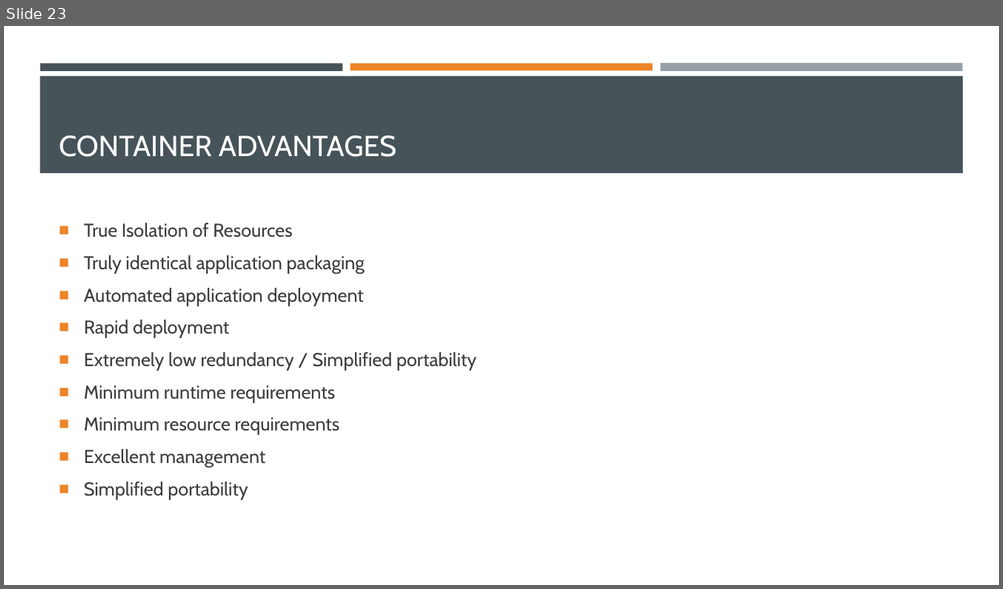
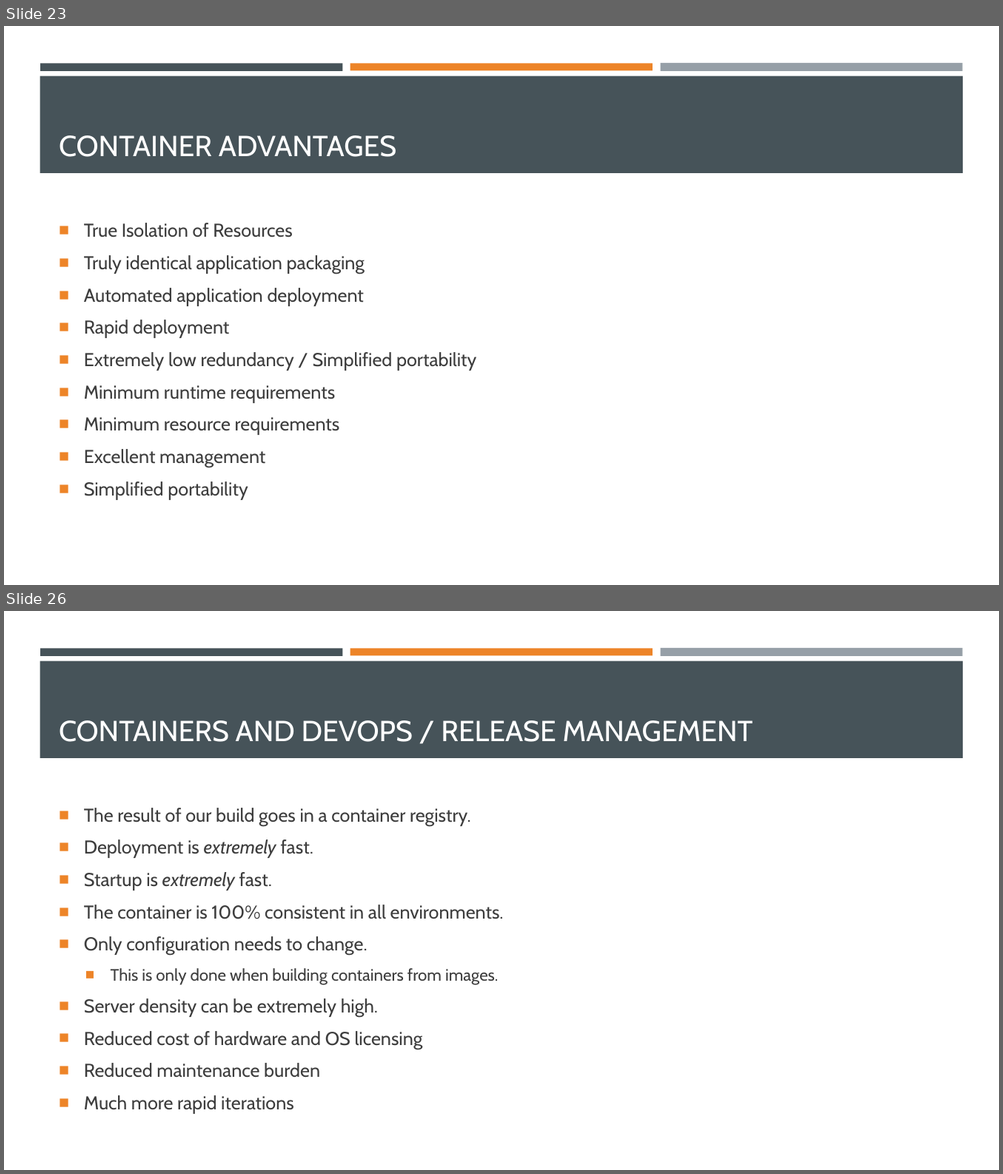
Before and after one commit to EnterpriseProductsLP/introduction-to-docker, a slide deck: presentation/presentation.pptx. Shown one above the other, each under a label of ours: slide 23 before the commit, slides 23 and 26 after it; the slides between them are not shown. The pictures are 1003x589 and 1003x1174 pixels, drawn with LibreOffice and Linux fonts; fonts in the diff are those of the drawing. Boxes give left, top, right and bottom in pixels: in the first picture for what was removed or moved away, otherwise in the second. Text is boxed around its words. In the diff, an @@ line names an element or a change of style, - is before the commit and + after.

Commit message:
Finished up the containers details section.

```diff
--- a/presentation/presentation.pptx
+++ b/presentation/presentation.pptx
@@ slide 26 added at (4, 611, 999, 1170), background #FFFFFF; not listed: 4 template elements that a slide beside it also shows @@
@@ title added at (59, 721, 753, 742), 28 pt, text #FFFFFF @@
+CONTAINERS AND DEVOPS / RELEASE MANAGEMENT
@@ text added at (84, 808, 504, 1114), 18 pt, text #3D3D3D @@
+■ The result of our build goes in a container registry.
+■ Deployment is extremely fast.
+■ Startup is extremely fast.
+■ The container is 100% consistent in all environments.
+■ Only configuration needs to change.
+  ■ This is only done when building containers from images.
+■ Server density can be extremely high.
+■ Reduced cost of hardware and OS licensing
+■ Reduced maintenance burden
+■ Much more rapid iterations
```
Also in this commit, not shown: 3 other slides added.
